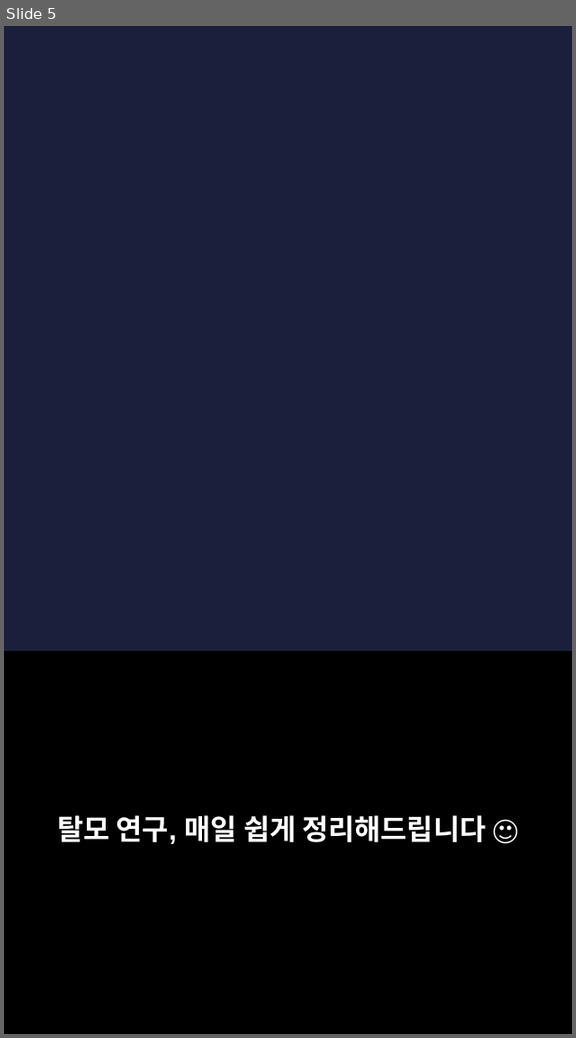
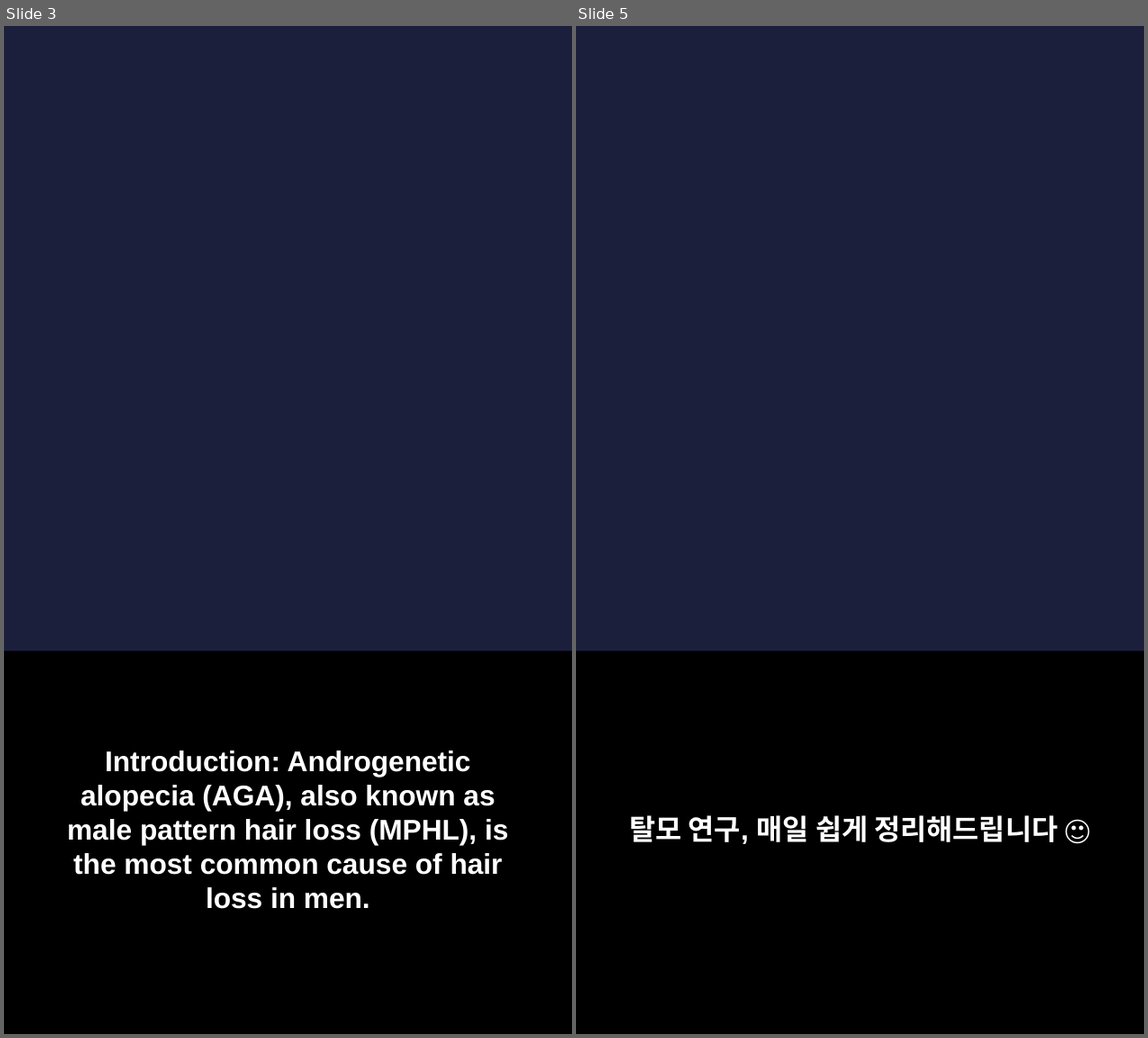
Before and after one commit to hyokang2010-BJ-ANTH/product-builder-test, a slide deck: pwa/data/latest/slides.pptx. Shown side by side, each under a label of ours: slide 5 before the commit, slides 3 and 5 after it; the slides between them are not shown. The pictures are 576x1038 and 1148x1038 pixels, drawn with LibreOffice and Linux fonts; fonts in the diff are those of the drawing; background and template pictures are left out. Boxes give left, top, right and bottom in pixels: in the first picture for what was removed or moved away, otherwise in the second. Text is boxed around its words. In the diff, an @@ line names an element or a change of style, - is before the commit and + after.

```diff
--- a/pwa/data/latest/slides.pptx
+++ b/pwa/data/latest/slides.pptx
@@ slide 3 added at (4, 26, 572, 1034), background picture (left out) @@
@@ rectangle added at (4, 652, 572, 1034), fill #000000 @@
@@ text added at (67, 750, 508, 909), 22 pt, text #FFFFFF, bold @@
+Introduction: Androgenetic alopecia (AGA), also known as male pattern hair loss (MPHL), is the most common cause of hair loss in men.
```
Also in this commit, not shown: 4 slides changed, 1 other slide added, 2 slides removed, 26 other files.
